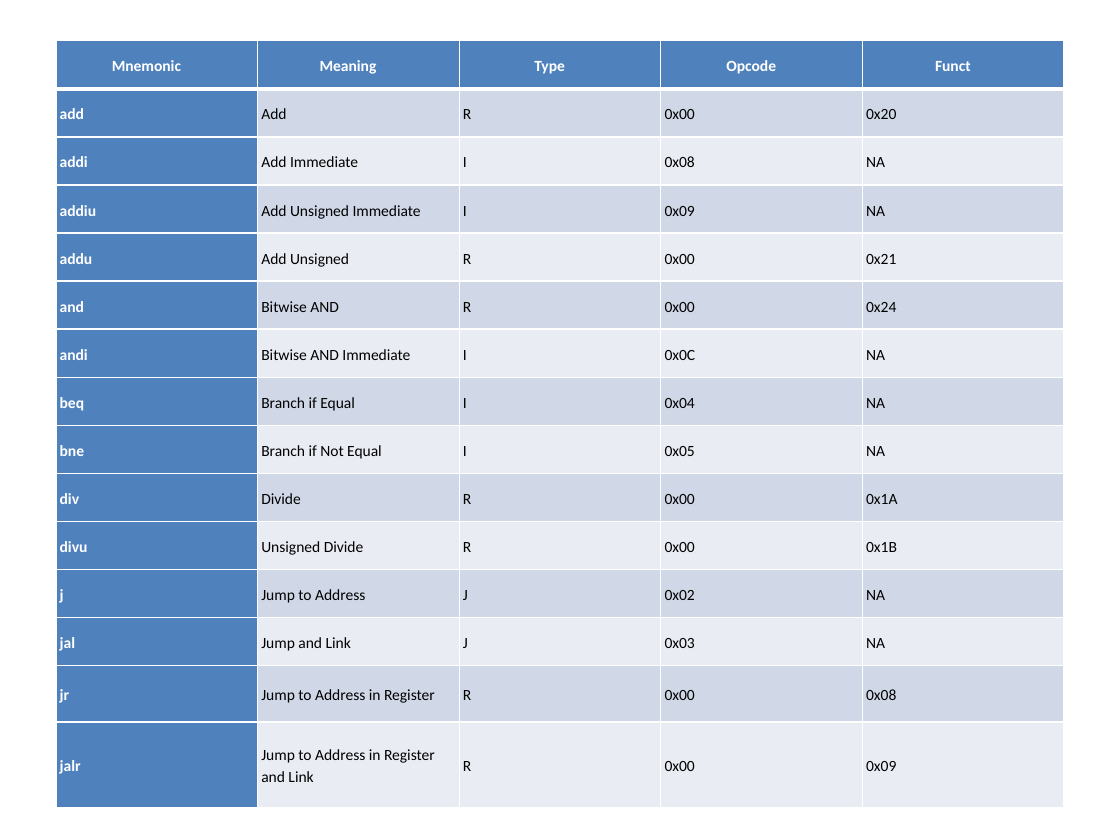
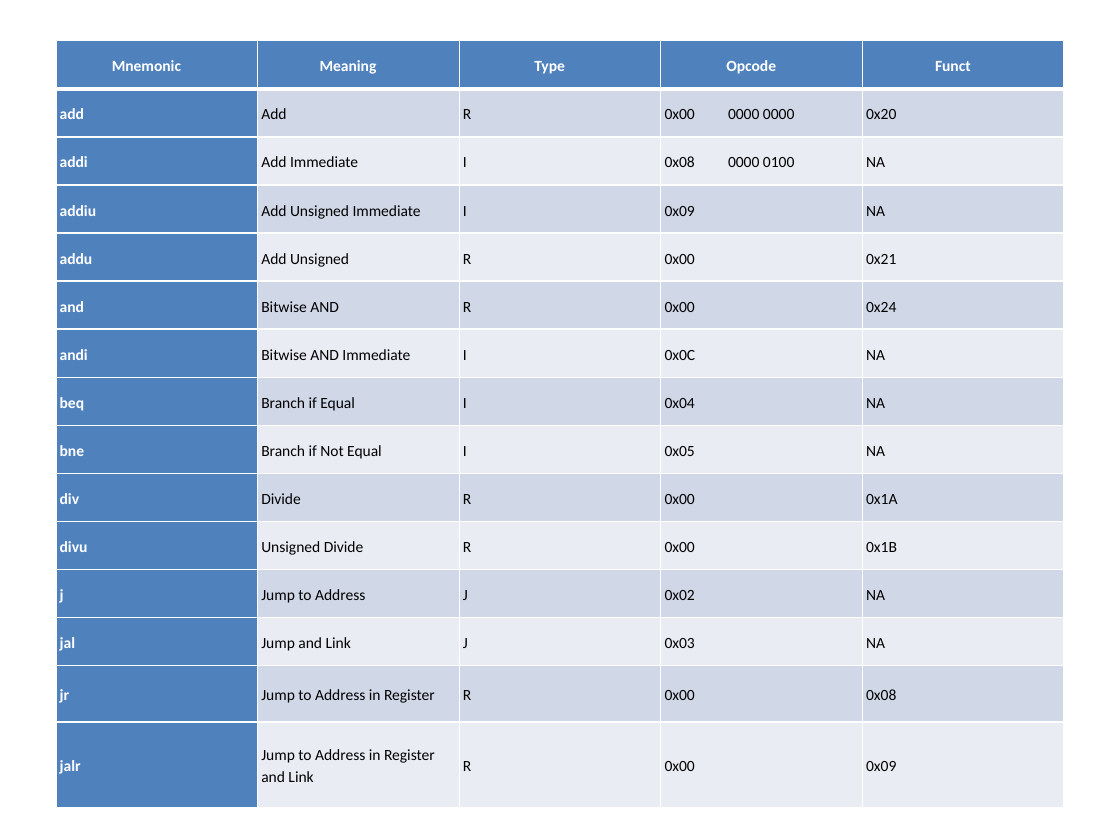
Before and after one commit to afozbek/2019-Bahar, a slide deck: slide 3 of Bilgisayar-Mimarisi-Slaytlar/Uygulama_1.pptx. Drawn at 1120x840 pixels with LibreOffice and Linux fonts; fonts in the diff are those of the drawing. Boxes give left, top, right and bottom in pixels: in the first picture for what was removed or moved away, otherwise in the second. Text is boxed around its words. In the diff, an @@ line names an element or a change of style, - is before the commit and + after.

```diff
--- a/Bilgisayar-Mimarisi-Slaytlar/Uygulama_1.pptx
+++ b/Bilgisayar-Mimarisi-Slaytlar/Uygulama_1.pptx
@@ text added at [728,109,794,119], 10 pt, text #000000 @@
+0000 0000
@@ text added at [728,157,794,167], 10 pt, text #000000 @@
+0000 0100
```
Also in this commit, not shown: 6 other slides changed, 2 slides added, 2 slides removed, 3 other files.
